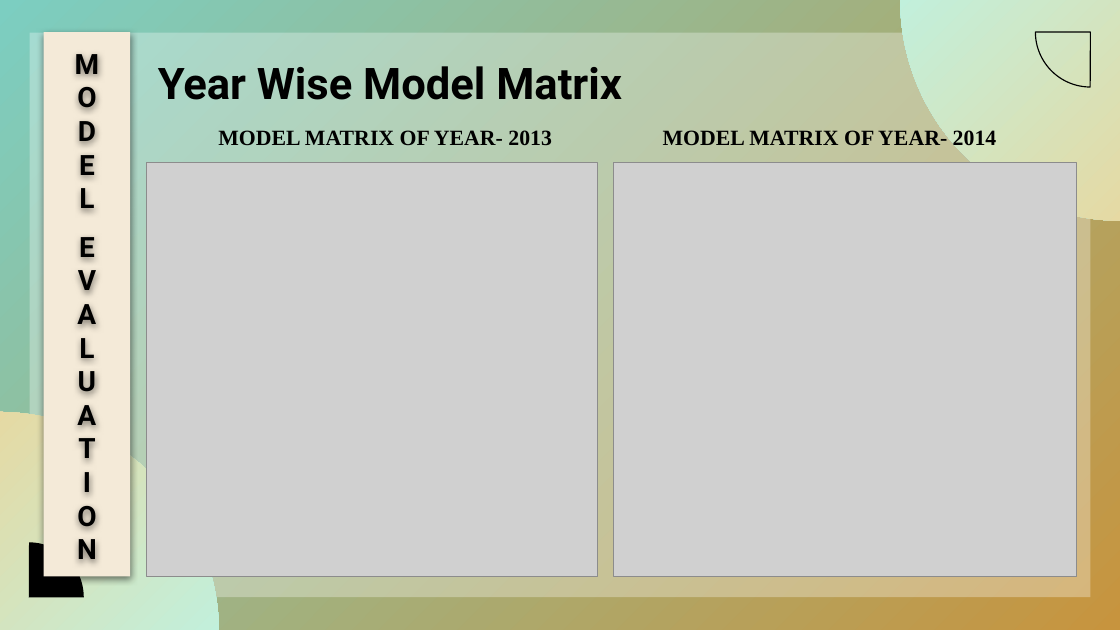
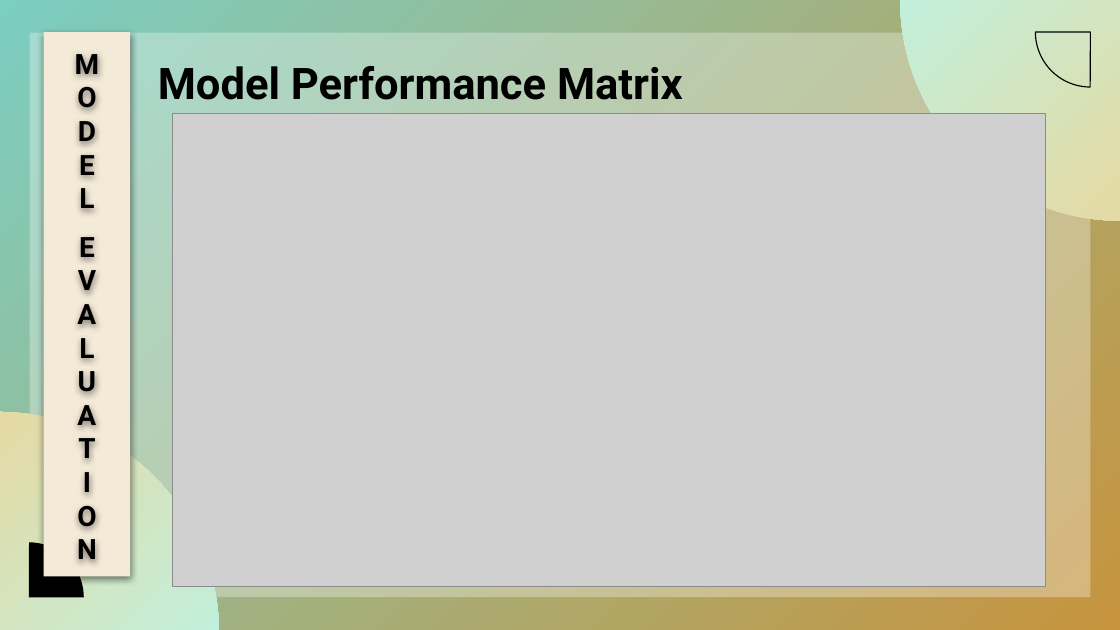
Before and after one commit to PrabhatMishra2111/Capstone-Project-P2P-Lending-Group-, a slide deck: slide 28 of Lending Club Final Presentation.pptx. Drawn at 1120x630 pixels with LibreOffice and Linux fonts; fonts in the diff are those of the drawing; grey boxes stand for pictures; background and template pictures are left out. Boxes give left, top, right and bottom in pixels: in the first picture for what was removed or moved away, otherwise in the second. Text is boxed around its words. In the diff, an @@ line names an element or a change of style, - is before the commit and + after.

```diff
--- a/Lending Club Final Presentation.pptx
+++ b/Lending Club Final Presentation.pptx
@@ title at <box>158,66,683,100</box>: text changed @@
-Year Wise Model Matrix
+Model Performance Matrix
@@ picture added at <box>172,113,1045,586</box> @@
@@ text removed at <box>218,130,552,146</box> @@
-MODEL MATRIX OF YEAR- 2013
@@ text removed at <box>663,128,997,146</box> @@
-MODEL MATRIX OF YEAR- 2014
@@ picture removed at <box>147,162,597,577</box> @@
@@ picture removed at <box>614,162,1076,577</box> @@
```
Also in this commit, not shown: 6 other slides changed, 1 slide added, 7 slides removed.
